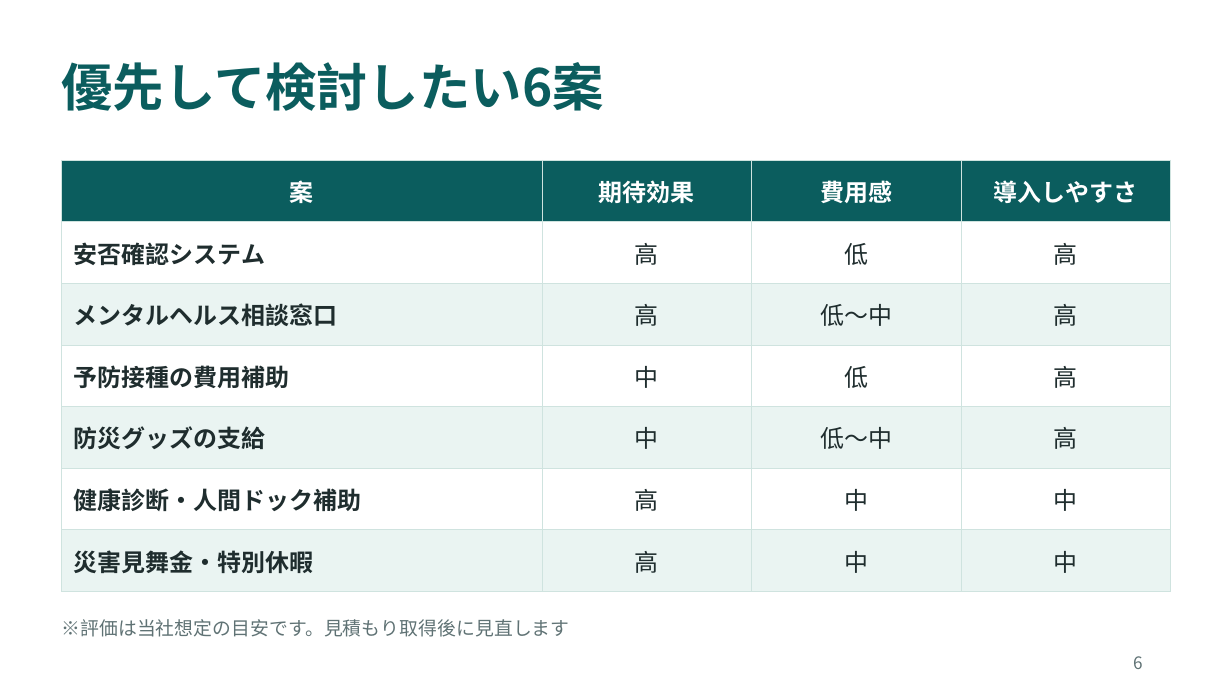
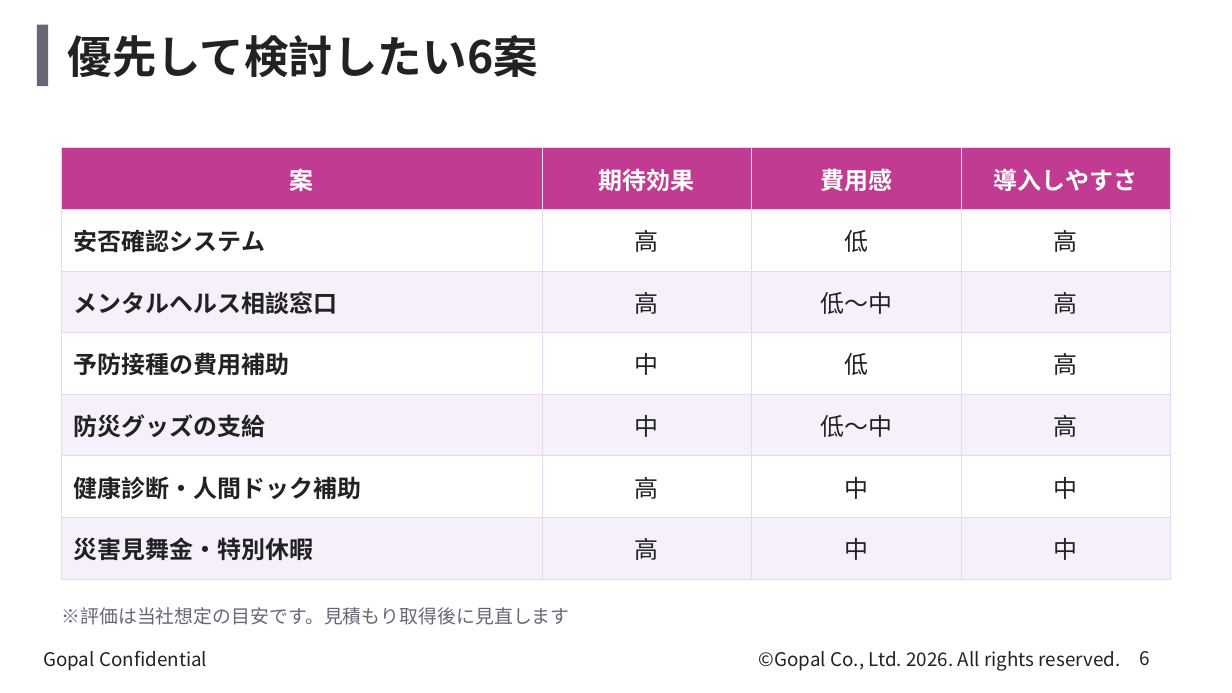
Before and after one commit to kagayugopal-eng/tamu, a slide deck: slide 6 of deck/welfare_health_disaster.pptx. Drawn at 1232x693 pixels with LibreOffice and Linux fonts; fonts in the diff are those of the drawing; background and template pictures are left out. Boxes give left, top, right and bottom in pixels: in the first picture for what was removed or moved away, otherwise in the second. Text is boxed around its words. In the diff, an @@ line names an element or a change of style, - is before the commit and + after.

```diff
--- a/deck/welfare_health_disaster.pptx
+++ b/deck/welfare_health_disaster.pptx
@@ rectangle added at (37, 25, 48, 86), fill #666677 @@
@@ title "優先して検討したい6案": place and size @@
-title "優先して検討したい6案" at (62, 62, 604, 111)
+title "優先して検討したい6案" at (68, 35, 538, 77)
@@ title "優先して検討したい6案" at (68, 35, 538, 77): size 30 to 26 pt, text colour #0B5D5E to #222222 @@
@@ table at (62, 148, 1170, 564) @@
@@ fill #0B5D5E to #C23B93 in row 1 @@
@@ fill #EAF4F2 to #F6F0FA in 12 cells @@
@@ text colour #1F2D2E to #222222 in "安否確認システム", "高", "低", "高" and 20 more places @@
@@ borders changed @@
@@ table: place and size @@
-table at (62, 160, 1170, 577)
+table at (62, 148, 1170, 564)
@@ text "※評価は当社想定の目安です。見積もり取得後に見直します": place and size @@
-text "※評価は当社想定の目安です。見積もり取得後に見直します" at (62, 619, 570, 637)
+text "※評価は当社想定の目安です。見積もり取得後に見直します" at (62, 607, 570, 625)
@@ text "※評価は当社想定の目安です。見積もり取得後に見直します" at (62, 607, 570, 625): text colour #5F7274 to #666677 @@
@@ text added at (43, 651, 207, 671), 11 pt, text #222222 @@
+Gopal Confidential
@@ text added at (759, 651, 1121, 671), 11 pt, text #222222 @@
+©Gopal Co., Ltd. 2026. All rights reserved.
@@ page number at (1139, 651, 1149, 666): size 10 to 11 pt, text colour #5F7274 to #222222 @@
```
Also in this commit, not shown: 7 other slides changed, 5 other files.
